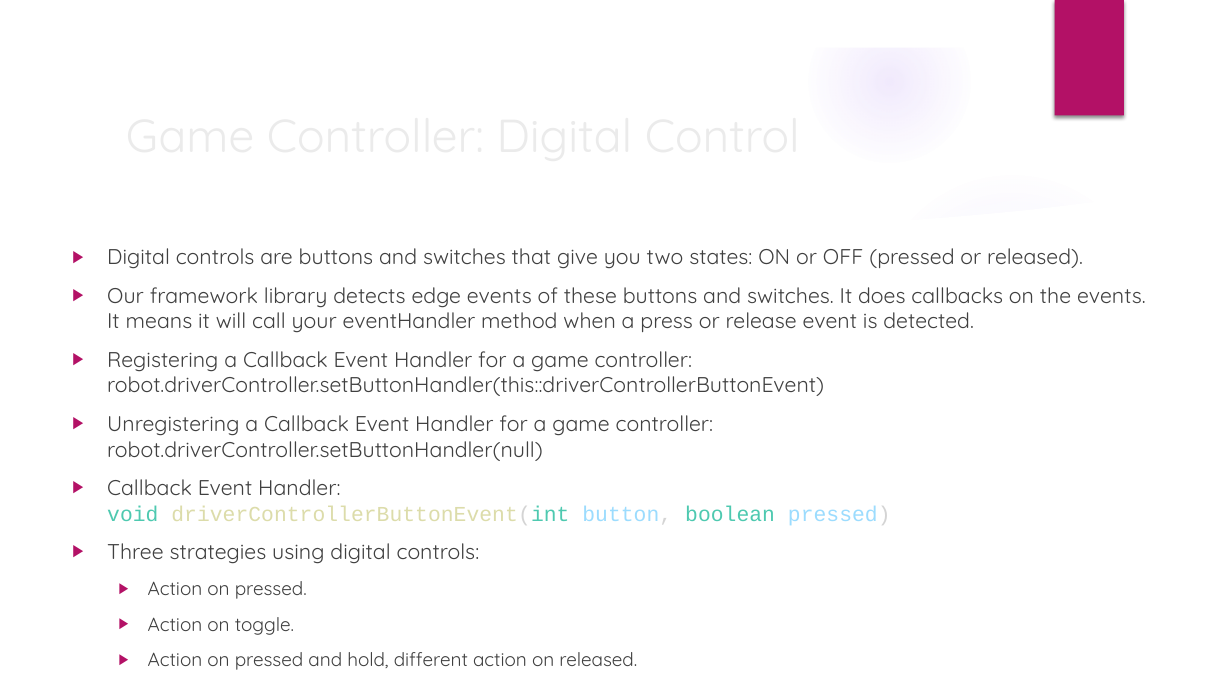
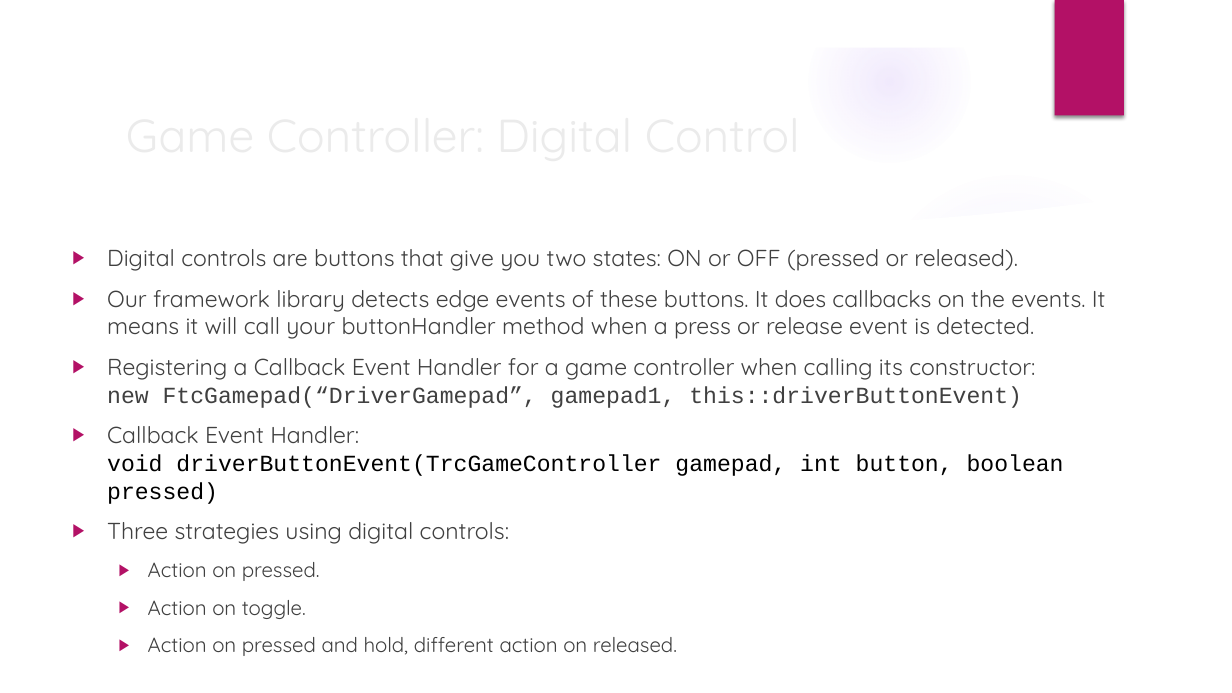
Before and after one commit to trc492/FrcProgrammingClass, a slide deck: slide 12 of FtcLessons/2-BasicRobotComponents.pptx. Drawn at 1232x693 pixels with LibreOffice and Linux fonts; fonts in the diff are those of the drawing; background and template pictures are left out. Boxes give left, top, right and bottom in pixels: in the first picture for what was removed or moved away, otherwise in the second. Text is boxed around its words. In the diff, an @@ line names an element or a change of style, - is before the commit and + after.

```diff
--- a/FtcLessons/2-BasicRobotComponents.pptx
+++ b/FtcLessons/2-BasicRobotComponents.pptx
@@ text at bbox=[107, 249, 1106, 504]: text changed; size 16.6 to 18 pt @@
-▶ Digital controls are buttons and switches that give you two states: ON or OFF (pressed or released).
-▶ Our framework library detects edge events of these buttons and switches. It does callbacks on the events. It means it will call your eventHandler method when a press or release event is detected.
-▶ Registering a Callback Event Handler for a game controller:
-  robot.driverController.setButtonHandler(this::driverControllerButtonEvent)
-▶ Unregistering a Callback Event Handler for a game controller:
-  robot.driverController.setButtonHandler(null)
-▶ Callback Event Handler:
-  void driverControllerButtonEvent(int button, boolean pressed)
+▶ Digital controls are buttons that give you two states: ON or OFF (pressed or released).
+▶ Our framework library detects edge events of these buttons. It does callbacks on the events. It means it will call your buttonHandler method when a press or release event is detected.
+▶ Registering a Callback Event Handler for a game controller when calling its constructor:
+  new FtcGamepad(“DriverGamepad”, gamepad1, this::driverButtonEvent)
+▶ Callback Event Handler:
+  void driverButtonEvent(TrcGameController gamepad, int button, boolean pressed)
@@ text at bbox=[107, 522, 677, 656]: size 16.6 to 18 pt in "Three strategies using digital controls:"; size 14.8 to 16 pt in "Action on pressed.", "Action on toggle.", "Action on pressed and hold, different action ..." @@
```
Also in this commit, not shown: 25 other slides changed, 6 slides removed, 10 other files.
